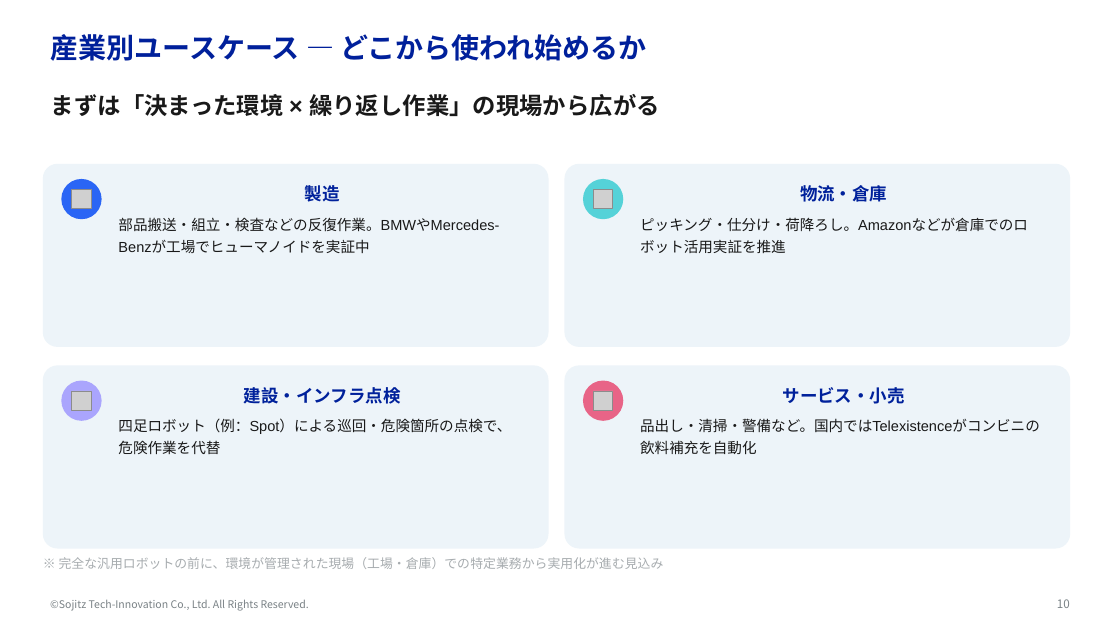
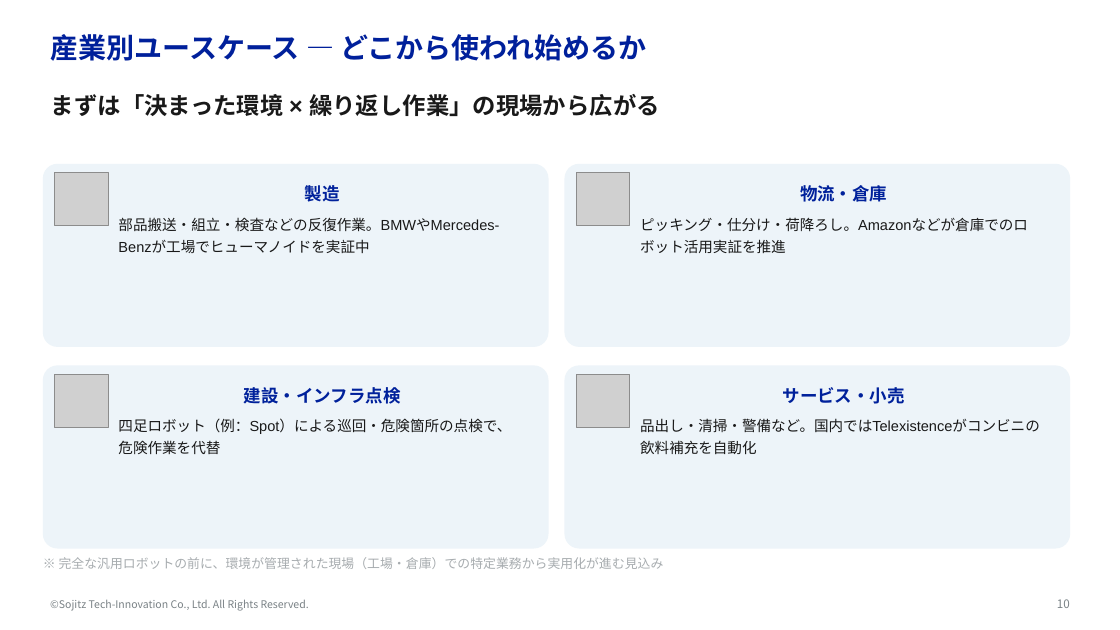
Before and after one commit to yktashiro2/aap, a slide deck: slide 10 of docs/フィジカルAI勉強会.pptx. Drawn at 1120x630 pixels with LibreOffice and Linux fonts; fonts in the diff are those of the drawing; grey boxes stand for pictures; background and template pictures are left out. Boxes give left, top, right and bottom in pixels: in the first picture for what was removed or moved away, otherwise in the second. Text is boxed around its words. In the diff, an @@ line names an element or a change of style, - is before the commit and + after.

```diff
--- a/docs/フィジカルAI勉強会.pptx
+++ b/docs/フィジカルAI勉強会.pptx
@@ picture added at (55, 172, 108, 225) @@
@@ ellipse removed at (61, 179, 102, 219) @@
@@ picture added at (576, 172, 629, 225) @@
@@ ellipse removed at (583, 179, 623, 219) @@
@@ picture removed at (71, 189, 91, 208) @@
@@ picture removed at (593, 189, 613, 208) @@
@@ picture added at (55, 374, 108, 427) @@
@@ ellipse removed at (61, 381, 102, 421) @@
@@ picture added at (576, 374, 629, 427) @@
@@ ellipse removed at (583, 381, 623, 421) @@
@@ picture removed at (71, 391, 91, 410) @@
@@ picture removed at (593, 391, 613, 410) @@
```
Also in this commit, not shown: 14 other slides changed.
